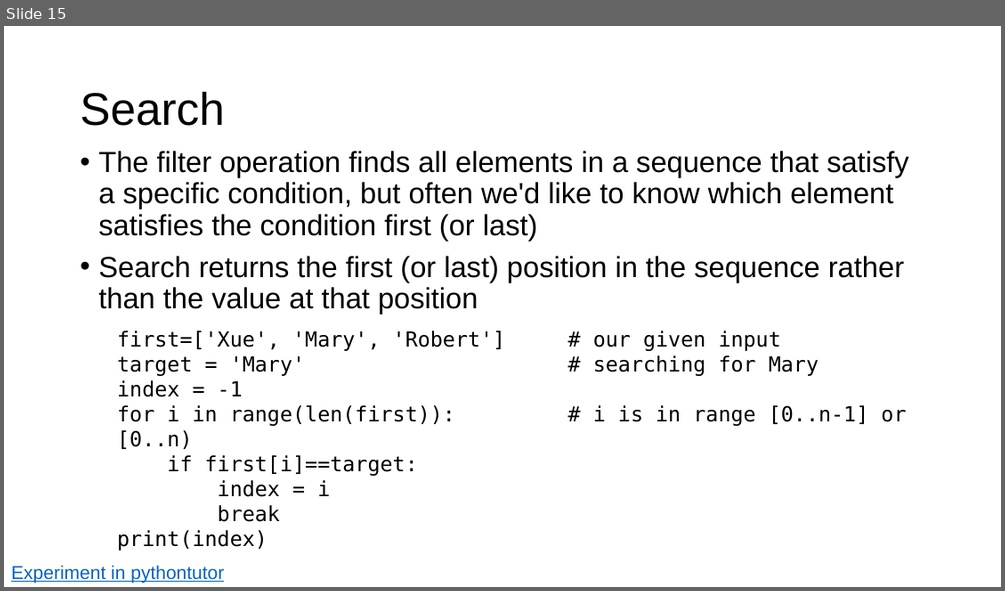
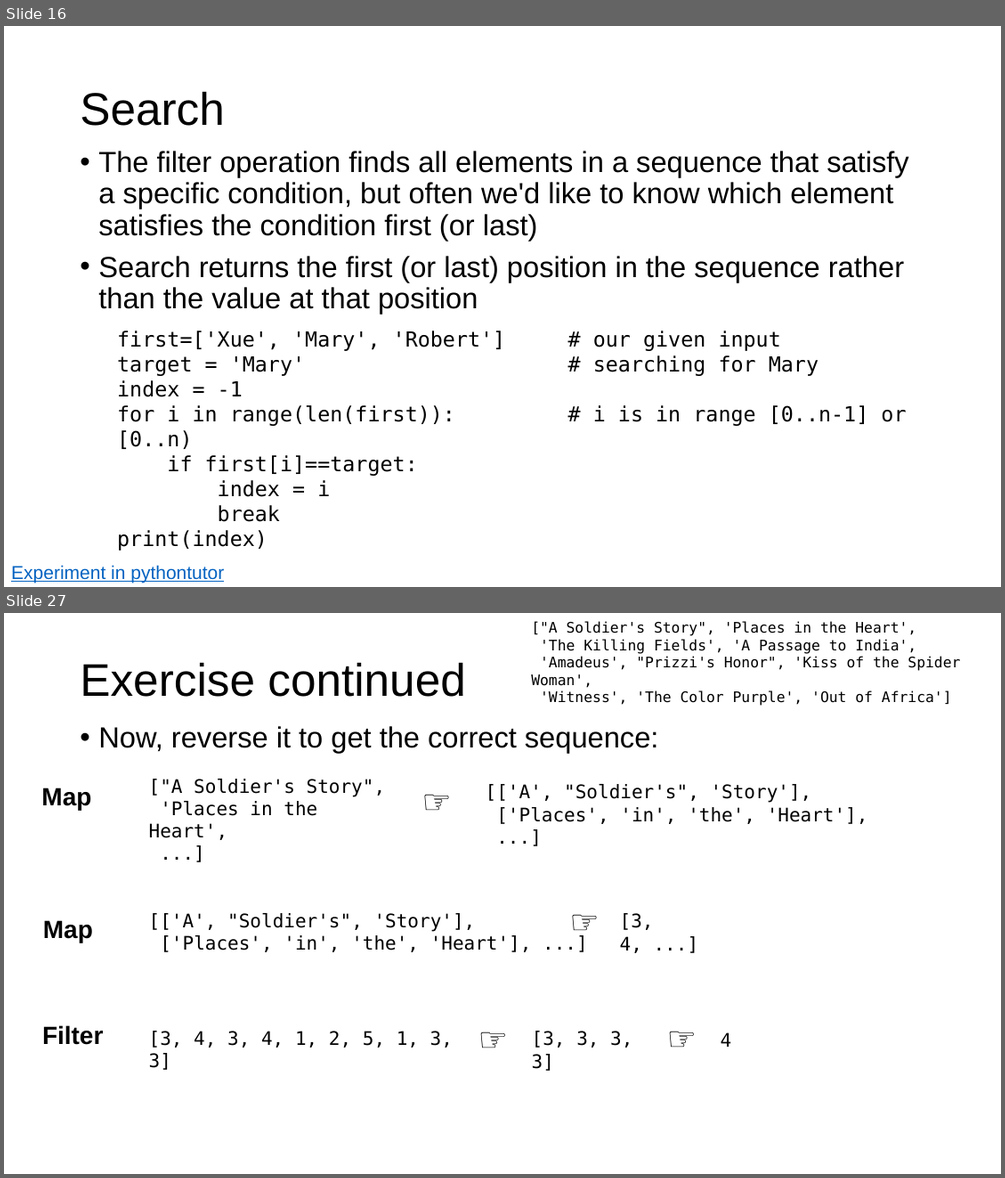
Before and after one commit to parrt/msds501, a slide deck: slides/programming-patterns.pptx. Shown one above the other, each under a label of ours: slide 15 before the commit, slides 16 and 27 after it; the slides between them are not shown. The pictures are 1005x591 and 1005x1178 pixels, drawn with LibreOffice and Linux fonts; fonts in the diff are those of the drawing; background and template pictures are left out. Boxes give left, top, right and bottom in pixels: in the first picture for what was removed or moved away, otherwise in the second. Text is boxed around its words. In the diff, an @@ line names an element or a change of style, - is before the commit and + after.

```diff
--- a/slides/programming-patterns.pptx
+++ b/slides/programming-patterns.pptx
@@ slide 27 added at [4, 613, 1001, 1174], background #FFFFFF @@
@@ text added at [531, 621, 960, 706], 14 pt, text #000000 @@
+["A Soldier's Story", 'Places in the Heart',
+'The Killing Fields', 'A Passage to India',
+'Amadeus', "Prizzi's Honor", 'Kiss of the Spider Woman',
+'Witness', 'The Color Purple', 'Out of Africa']
@@ title added at [80, 662, 465, 697], 44 pt, text #000000 @@
+Exercise continued
@@ text added at [98, 726, 659, 753], 28 pt, text #000000 @@
+• Now, reverse it to get the correct sequence:
@@ text added at [41, 787, 91, 810], 24 pt, text #000000, bold @@
+Map
@@ text added at [149, 779, 385, 840], 18 pt, text #000000 @@
+["A Soldier's Story",
+'Places in the Heart',
+...]
@@ text added at [414, 777, 458, 825], 32 pt, text #000000, italic @@
+☞
@@ text added at [485, 784, 868, 824], 18 pt, text #000000 @@
+[['A', "Soldier's", 'Story'],
+['Places', 'in', 'the', 'Heart'],
+...]
@@ text added at [563, 897, 606, 945], 32 pt, text #000000, italic @@
+☞
@@ text added at [43, 920, 93, 942], 24 pt, text #000000, bold @@
+Map
@@ text added at [149, 913, 532, 952], 18 pt, text #000000 @@
+[['A', "Soldier's", 'Story'],
+['Places', 'in', 'the', 'Heart'], ...]
@@ text added at [620, 913, 654, 953], 18 pt, text #000000 @@
+[3, 4, ...]
@@ text added at [42, 1025, 103, 1045], 24 pt, text #000000, bold @@
+Filter
@@ text added at [149, 1030, 453, 1047], 18 pt, text #000000 @@
+[3, 4, 3, 4, 1, 2, 5, 1, 3, 3]
@@ text added at [470, 1013, 514, 1062], 32 pt, text #000000, italic @@
+☞
@@ text added at [532, 1030, 632, 1070], 18 pt, text #000000 @@
+[3, 3, 3, 3]
@@ text added at [660, 1013, 704, 1062], 32 pt, text #000000, italic @@
+☞
@@ text added at [720, 1032, 732, 1046], 18 pt, text #000000 @@
+4
@@ what was slide 15 is now slide 16 @@
```
Also in this commit, not shown: 4 slides changed, 12 other slides added, 3 other files.
